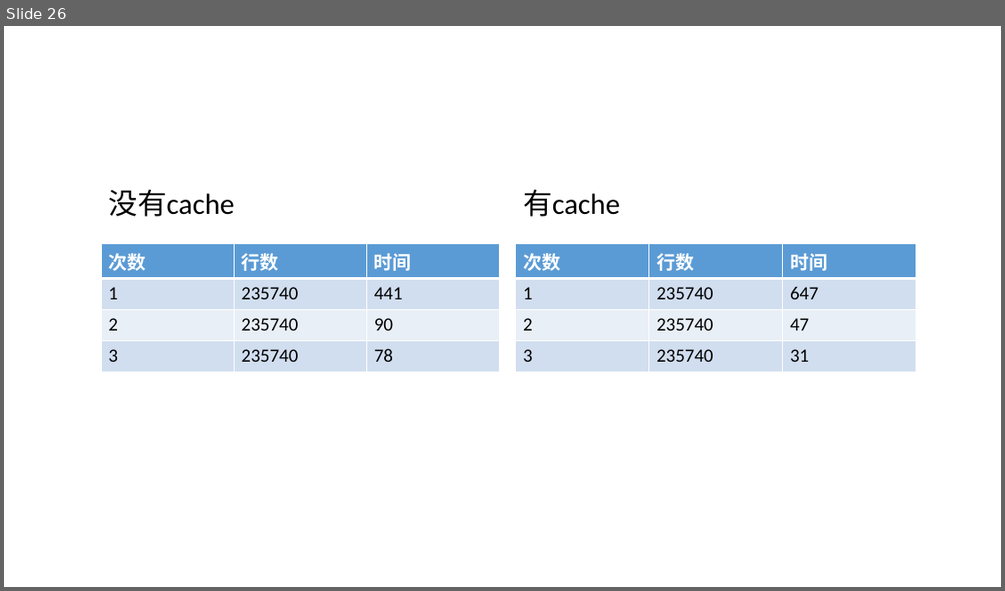
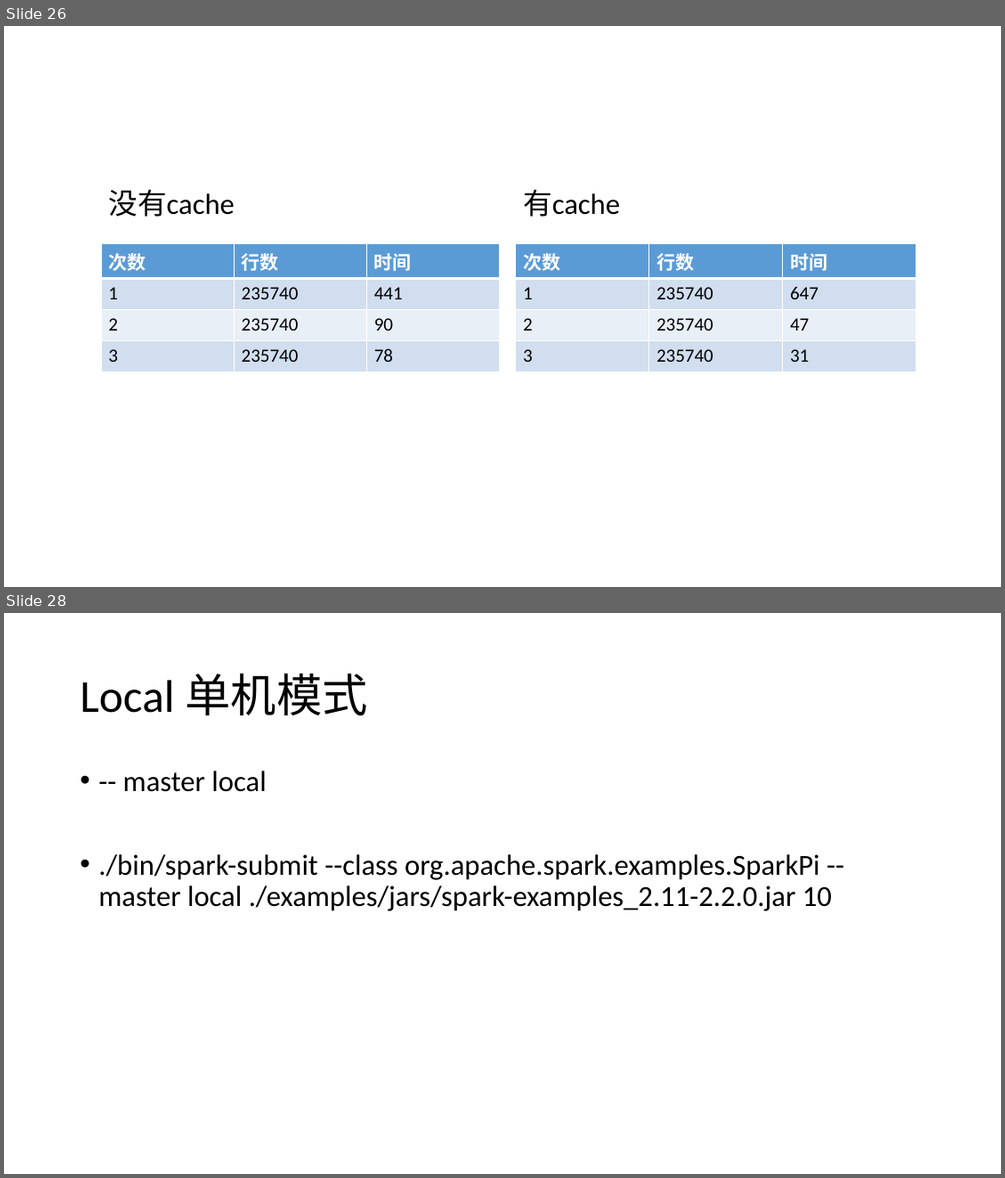
Before and after one commit to zhangpanfeng/darren-spark, a slide deck: doc/Spark.pptx. Shown one above the other, each under a label of ours: slide 26 before the commit, slides 26 and 28 after it; the slides between them are not shown. The pictures are 1005x591 and 1005x1178 pixels, drawn with LibreOffice and Linux fonts; fonts in the diff are those of the drawing. Boxes give left, top, right and bottom in pixels: in the first picture for what was removed or moved away, otherwise in the second. Text is boxed around its words. In the diff, an @@ line names an element or a change of style, - is before the commit and + after.

Commit message:
update master

```diff
--- a/doc/Spark.pptx
+++ b/doc/Spark.pptx
@@ slide 28 added at <box>4,613,1001,1174</box>, background #FFFFFF @@
@@ title added at <box>80,674,367,716</box>, 44 pt, text #000000 @@
+Local 单机模式
@@ text added at <box>98,771,832,911</box>, 28 pt, text #000000 @@
+• -- master local
+• ./bin/spark-submit --class org.apache.spark.examples.SparkPi --master local ./examples/jars/spark-examples_2.11-2.2.0.jar 10
```
Also in this commit, not shown: 12 other slides added, 2 slides removed, 8 other files.
